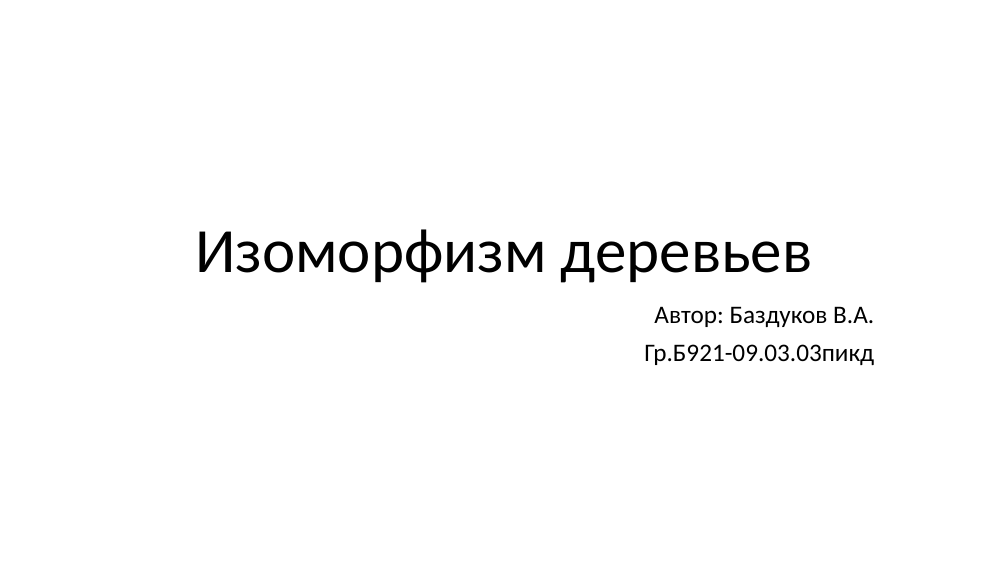
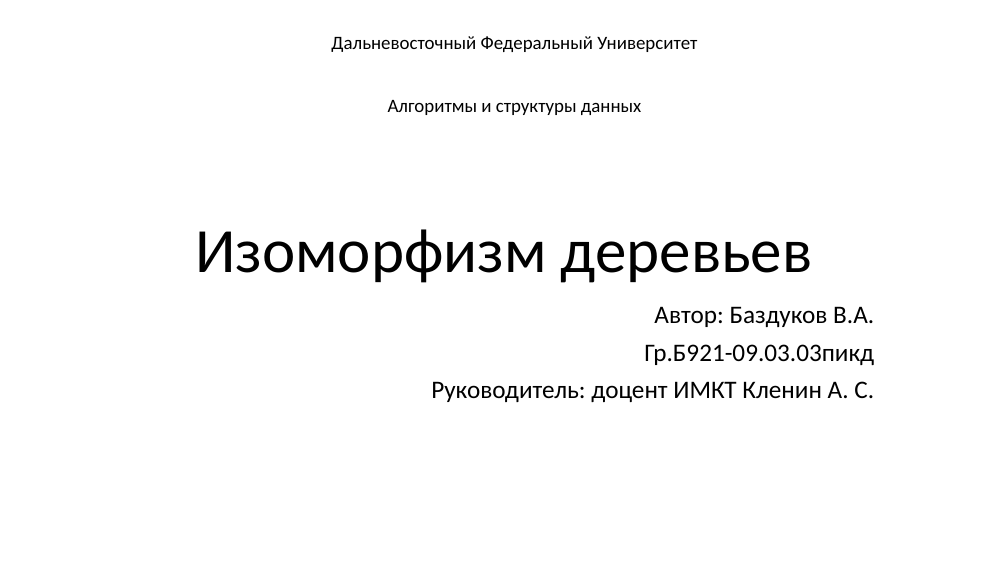
Before and after one commit to combat-sanders/isomophic-trees-lab, a slide deck: slide 1 of docs/isomorphic.pptx. Drawn at 1008x567 pixels with LibreOffice and Linux fonts; fonts in the diff are those of the drawing. Boxes give left, top, right and bottom in pixels: in the first picture for what was removed or moved away, otherwise in the second. Text is boxed around its words. In the diff, an @@ line names an element or a change of style, - is before the commit and + after.

Commit message:
fix: Дополнить презентацию

```diff
--- a/docs/isomorphic.pptx
+++ b/docs/isomorphic.pptx
@@ text added at [331, 36, 697, 52], 18 pt, text #000000 @@
+Дальневосточный Федеральный Университет
@@ text added at [388, 100, 642, 115], 18 pt, text #000000 @@
+Алгоритмы и структуры данных
@@ subtitle at [431, 381, 874, 402]: paragraph added @@
+Руководитель: доцент ИМКТ Кленин А. С.
```
